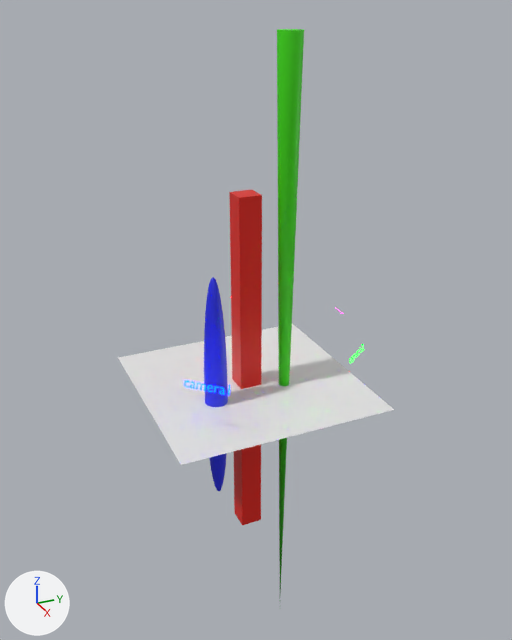
Renders of the Blender file project_files/scene.blend from each side of a commit.
Rendered twice from a camera (50 mm lens) standing at (52.0, -22.5, 32.0) and looking at (-1.4, 1.5, 5.4). Every picture has the same lights, and +X, +Y and +Z are marked at lower left.
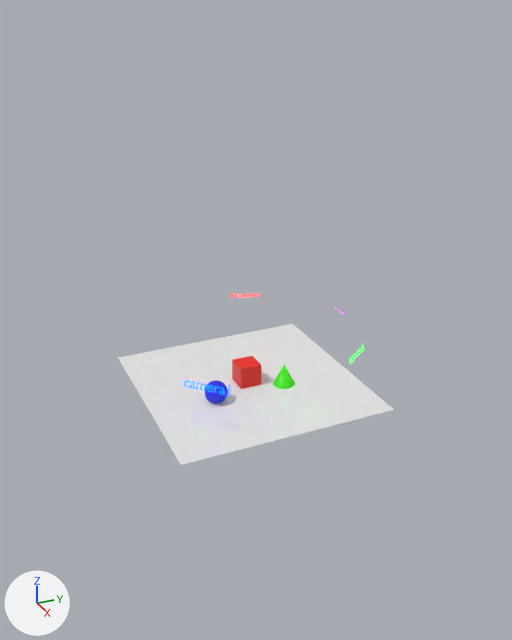
The change in detail:
Object 'Cube.001' (ob_cube_001) is rescaled from (1.0, 1.0, -16.4) to (1.0, 1.0, 1.0).
Object 'Sphere.001' (ob_sphere_001) is rescaled from (1.0, 1.0, 10.6) to (1.0, 1.0, 1.0).
Object 'Cone.001' (ob_cone_001) is rescaled from (1.0, 1.0, -28.8) to (1.0, 1.0, 1.0).

Location of each change, [x1, y1, x2, y2] in pixels of the pictures (512 x 640 px):
'Cube.001', rescaled (12% narrower, 90% shorter)
    before: [229, 190, 262, 525]
    after: [232, 356, 261, 389]
'Cone.001', rescaled (18% narrower, 95% shorter)
    before: [277, 29, 304, 592]
    after: [273, 364, 295, 389]
'Sphere.001', rescaled (88% shorter)
    before: [204, 277, 228, 491]
    after: [205, 380, 228, 404]
